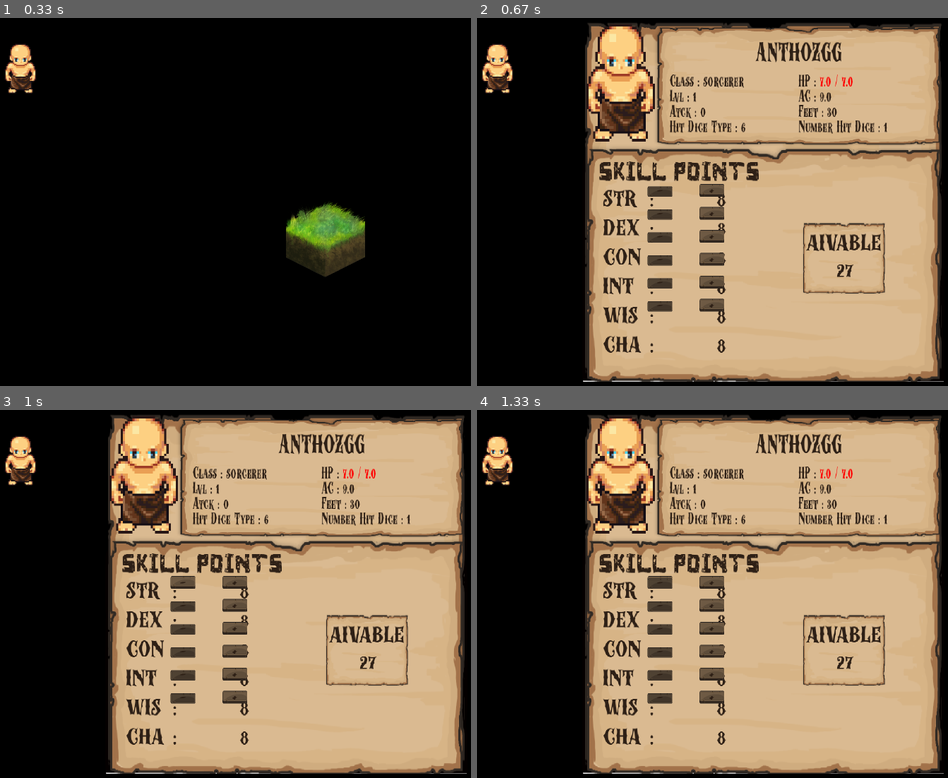
Above: before the commit, frames 1-4 (two rows, left to right).
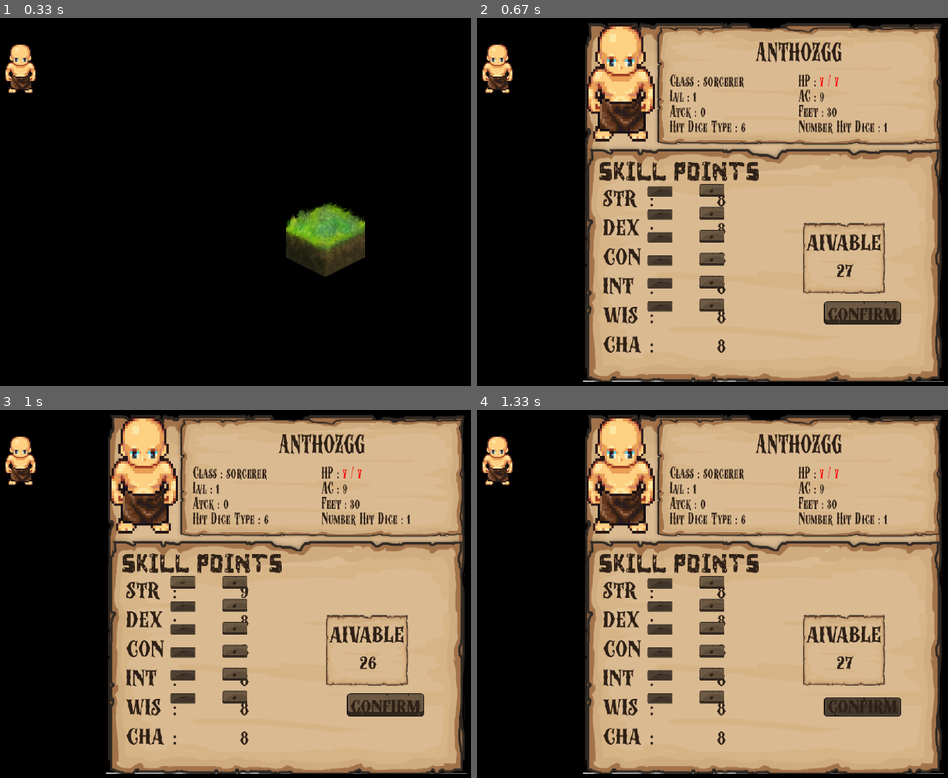
Above: after the commit, the same moments.

Repository: quocdat-le-insacvl/pygeon
Game: pygame game, started from main.py
The game is run twice, just before and just after one commit, with the same random seed, the same clock (stepped at 60 frames per second) and the same inputs.
Inputs (mouse positions are in pixels of both pictures, inside the frame that each line leads up to):
- Up to frame 1 (0.33 s): no input
- Up to frame 2 (0.67 s): press the mouse at (712, 305) at 0.37 s; move the mouse to (806, 190) at 0.47 s; release the mouse at (905, 80) at 0.6 s
- Up to frame 3 (1 s): click (235, 582) at 0.72 s
- Up to frame 4 (1.33 s): click (660, 582) at 1.05 s

Frame 1 is identical in both runs. In frame 2, 1.1% of the frame differs, in the area x 73-91%, y 15-84%; in frame 3, 1.2%, in the area x 36-91%, y 15-84%; in frame 4, 1.0%.

Commit message:
caracter_sheetV2

Diff:
--- a/fonctions.py
+++ b/fonctions.py
@@ -50,11 +50,6 @@
     screensave=pygame.Surface(WINDOWS_SIZE)
     screensave.blit(screen,(0,0))
     return screensave
-def surfacesave(surface):
-    #save the current screen on a surface wich is returned
-    screensave=pygame.Surface((surface.get_width(),surface.get_height()))
-    screensave.blit(surface,(0,0))
-    return screensave
 
     """
         screen.blit(board,(WINDOWS_SIZE[0]//2-board.get_width()//2,WINDOWS_SIZE[1]//2-board.get_height()//2))
--- a/interface.py
+++ b/interface.py
@@ -15,7 +15,7 @@
         self.case=0
         self.listCase=[]
         self.ini_state=0
-        self.perso=Sorcerer(STR=10)
+        self.perso=Sorcerer()
         # self.background = pygame.image.load('assets/grass.jpg')
 
 
--- a/personnage.py
+++ b/personnage.py
@@ -34,8 +34,9 @@
         self.INT = INT
         self.WIS = WIS
         self.CHA = CHA
+        self.stats=[self.STR,self.DEX,self.CON,self.INT,self.WIS,self.CHA]
         self.armor_class=self.calcul_armor()
-        self.stats=[self.STR,self.DEX,self.CON,self.INT,self.WIS,self.CHA]
+        self.stats_eph=[0,0,0,0,0,0]
         self.av_points=27
         self.pos_xp = xp
         self.hit_dice=hit_dice
@@ -67,12 +68,12 @@
             self.level=1
             self.competence.competence1()
             self.nb_hit_dice=1
-            self.hp_max=8+self.ability_score(3)
+            self.hp_max=8+self.ability_score(2)
             self.hp=self.hp_max
         elif self.xp>=lvl_XP[self.level-1]:
             self.level+=1
             self.affichage_lvlup()
-            self.av_points+=2+self.ability_score(4)
+            self.av_points+=2+self.ability_score(3)
             ######Global bonus for the level 2######
             if self.level==2: self.competence.competence3()
             elif self.level==3: self.competence.competence3()
@@ -83,8 +84,8 @@
             elif self.level==5: self.competence.competence5()
             #fin des competence initialisation des statistiques de base
             self.nb_hit_dice=self.level
-            self.hp_max=8+self.ability_score(3)
-            self.hp_max+=(self.level-1)*(self.hit_dice/2+self.ability_score(3))
+            self.hp_max=8+self.ability_score(2)
+            self.hp_max+=(self.level-1)*(self.hit_dice/2+self.ability_score(2))
             self.hp=self.hp_max
 
     def affichage_lvlup(self):
@@ -108,9 +109,9 @@
 
     def ability_score(self,caracteristique):
         #permet d'augmenter ou de diminuer ses chances de réussir une action
-        #STR=1, DEX=2, CON=3, INT=4, WIS=5, CHA=6
-        caract=[self.STR,self.DEX,self.CON,self.INT,self.WIS,self.CHA]
-        return (caract[caracteristique]-10)/2
+        #STR=0, DEX=1, CON=2, INT=3, WIS=4, CHA=5
+
+        return (self.stats[caracteristique]-10)//2
 
 
     # def stats_up(self,stat,facteur,temps):
@@ -142,7 +143,7 @@
     def score(self,comp):
         #basic version of the skills effect just to provide proficiency
         #this fonction must be call for all the calculs wich need ability modifier
-        select={"str" : 1,"dex" : 2, "con" : 3, "int" : 4, "wis" : 5, "cha" : 6}
+        select={"str" : 0,"dex" : 1, "con" : 2, "int" : 3, "wis" : 4, "cha" : 5}
         assert(comp in select), "wrong argument for score()"
         if self.skills[select[comp]]:
             return ability_score(self.skills[select[comp]])+self.proficiency
@@ -150,9 +151,9 @@
     def calcul_armor(self, type_of_calcul=0):
         # refresh the value of the class armor, must add calcul with
         assert(type_of_calcul==1 or type_of_calcul==0), "must add a valide type of calcul : 1 without armor"
-        return self.ability_score(2)+10
+        return self.ability_score(1)+10
         if(type_of_calcul==1):
-            return self.ability_score(2)+10
+            return self.ability_score(1)+10
 
     ######## All the following fonctions will be for the caractersheet ############
 
@@ -162,8 +163,6 @@
         running=True
         board=board_init()
         perso=pygame.transform.scale(self.img,(board.get_width()//5,board.get_height()//3))
-        # if self.classe=="sorcerer":
-        #     perso.set_colorkey(color.BLACK)
         board2=pygame.transform.scale(board, (int(board.get_width()//1.25-5),board.get_height()//3))
         board.blit(perso,(10,10))
         t=wbrown(title,self.name)
@@ -187,39 +186,75 @@
         s=wbrown(subtitle,"Number Hit Dice : " + str(self.nb_hit_dice))
         board2.blit(s,(board2.get_width()//2,t.get_height()*(2.5)-30))
         board.blit(board2,(perso.get_width(),15))
-        boardn=surfacesave(board)
+        boardn=board.copy()
         av=self.av_points
         board=self.boardSkill(board,av)
         board=pygame.transform.scale(board, (screen.get_height()-40, screen.get_height()-40))
         screen.blit(board,(screen.get_width()//2-board.get_width()//2,20))
+        rectcf=self.confirm(board)
         buttonList=self.buttons_select(av)
+        pygame.display.flip()
         while running:
+            pygame.display.flip()
+            achang=False
+            av1=av
             indice=-1
-            indice= self.collides(pygame.mouse.get_pos(),buttonList)
-            pygame.display.flip()
+            indice=self.collides(pygame.mouse.get_pos(),buttonList)
             for event in pygame.event.get():
                 running=exit_checkevent(event)
-                if all([event.type==pygame.MOUSEBUTTONDOWN, indice!=-1, av!=0]) :
+                if all([event.type==pygame.MOUSEBUTTONDOWN, indice%2==0]) or all([event.type==pygame.MOUSEBUTTONDOWN,indice!=-1,av!=self.av_points,indice%2==1]):
+                    board=boardn.copy()
+                    screen.blit(screenS,(0,0))
+                    board=self.boardSkill(board,av)
+                    board=pygame.transform.scale(board, (screen.get_height()-40, screen.get_height()-40))
+                    screen.blit(board,(screen.get_width()//2-board.get_width()//2,20))
+                    rectcf=self.confirm(board)
                     self.buttons_select(av,indice)
                     running1=True
                     while running1:
                         pygame.display.flip()
                         indice= self.collides(pygame.mouse.get_pos(),buttonList)
                         for event2 in pygame.event.get():
-                            if all([event2.type!=pygame.MOUSEBUTTONUP, indice!=-1, av!=0])!=True:
-                                if all([indice!=-1, av!=0]):
+                            if all([event2.type!=pygame.MOUSEBUTTONUP,indice!=-1])!=True:
+                                if all([indice!=-1, av!=0]) or all([indice!=-1,av!=self.av_points,indice%2==1]):
                                     if indice%2==0:
-                                        self.stats[indice//2]+=1
+                                        self.stats_eph[indice//2]+=1
                                         av-=1
                                     elif indice%2==1:
-                                        if self.stats[indice//2]>8:
-                                            self.stats[indice//2]-=1
+                                        if self.stats_eph[indice//2]>=1:
+                                            self.stats_eph[indice//2]-=1
                                             av+=1
-                                self.buttons_select(av)
-                                running1=False
+                            running1=False
+                            self.buttons_select(av)
+
+
+
+                if all([event.type==pygame.MOUSEBUTTONDOWN, self.collide(pygame.mouse.get_pos(),rectcf), av!=self.av_points]):
+                    self.confirm(board)
+                    running2=True
+                    while running2:
+                        pygame.display.flip()
+                        for event2 in pygame.event.get():
+                            if all([event2.type!=pygame.MOUSEBUTTONUP, self.collide(pygame.mouse.get_pos(),rectcf), av!=self.av_points])!=True:
+                                if self.collide(pygame.mouse.get_pos(),rectcf):
+                                    achang=self.confirm(board,av,change=True)
+                                    self.buttons_select(av)
+                                else:
+                                    self.confirm(board,av)
+                            running2=False
             if running==False:
+                self.stats_eph=[0,0,0,0,0,0]
                 screen.blit(screenS,(0,0))
                 pygame.display.flip()
+            elif av1!=av or achang:
+                board=boardn.copy()
+                screen.blit(screenS,(0,0))
+                board=self.boardSkill(board,av)
+                board=pygame.transform.scale(board, (screen.get_height()-40, screen.get_height()-40))
+                screen.blit(board,(screen.get_width()//2-board.get_width()//2,20))
+                rectcf=self.confirm(board,av)
+                buttonList=self.buttons_select(av)
+
 
 
     def boardSkill(self,board1,av):
@@ -235,27 +270,27 @@
         board.blit(a, (223+t.get_width(),board.get_height()//2-30))
         s=wbrown(title, "STR")
         board.blit(s,(50,s.get_height()+20))
-        s2=wbrown(title, ":        "+str(self.stats[0]))
+        s2=wbrown(title, ":        "+str(self.stats[0]+self.stats_eph[0]))
         board.blit(s2,(s.get_width()+80,s.get_height()+20))
         s3=wbrown(title, "DEX")
         board.blit(s3,(50,s.get_height()*2+20))
-        s2=wbrown(title, ":        "+str(self.stats[1]))
+        s2=wbrown(title, ":        "+str(self.stats[1]+self.stats_eph[1]))
         board.blit(s2,(s.get_width()+80,s.get_height()*2+20))
         s3=wbrown(title, "CON")
         board.blit(s3,(50,s.get_height()*3+20))
-        s2=wbrown(title, ":        "+str(self.stats[2]))
+        s2=wbrown(title, ":        "+str(self.stats[2]+self.stats_eph[2]))
         board.blit(s2,(s.get_width()+80,s.get_height()*3+20))
         s3=wbrown(title, "INT")
         board.blit(s3,(50,s.get_height()*4+20))
-        s2=wbrown(title, ":        "+str(self.stats[3]))
+        s2=wbrown(title, ":        "+str(self.stats[3]+self.stats_eph[3]))
         board.blit(s2,(s.get_width()+80,s.get_height()*4+20))
         s3=wbrown(title, "WIS")
         board.blit(s3,(50,s.get_height()*5+20))
-        s2=wbrown(title, ":        "+str(self.stats[4]))
+        s2=wbrown(title, ":        "+str(self.stats[4]+self.stats_eph[4]))
         board.blit(s2,(s.get_width()+80,s.get_height()*5+20))
         s3=wbrown(title, "CHA")
         board.blit(s3,(50,s.get_height()*6+20))
-        s2=wbrown(title, ":        "+str(self.stats[5]))
+        s2=wbrown(title, ":        "+str(self.stats[5]+self.stats_eph[5]))
         board.blit(s2,(s.get_width()+80,s.get_height()*6+20))
         board=pygame.transform.scale(board, (board1.get_width()-10,int(board.get_height()//1.5)))
         board1.blit(board,(5,10+board1.get_height()//3))
@@ -263,56 +298,54 @@
 
     def buttons_select(self,av,selected=-1):
         buttonList=[]
-        if av==0:
-            buttonAdd=buttonp_ini.copy()
-            add=wbrown(astxt,"+")
-            buttonAdd=pygame.transform.scale(buttonAdd, (70, add.get_height()))
-            buttonSub=pygame.transform.scale(buttonAdd, (70, add.get_height()))
-            buttonAdd.blit(add,(buttonAdd.get_width()//2-add.get_width()//2,buttonAdd.get_height()//2-add.get_height()/2))
-            sub=wbrown(astxt,"-")
-            buttonSub.blit(sub,(buttonSub.get_width()//2-sub.get_width()//2,buttonSub.get_height()//2-sub.get_height()/2))
-            buttonList=[]
-            for n in range(6):
-                screen.blit(buttonAdd,(WINDOWS_SIZE[0]//2-WINDOWS_SIZE[0]//10,WINDOWS_SIZE[1]//16.5*(n+1)+20+screen.get_height()//2.6))
-                screen.blit(buttonSub,(WINDOWS_SIZE[0]//2-WINDOWS_SIZE[0]//5.5,WINDOWS_SIZE[1]//16.5*(n+1)+20+screen.get_height()//2.6))
-        if av!=0:
-            buttonpa=buttonp_ini.copy()
-            add=wbrown(astxt,"+")
-            buttonpa=pygame.transform.scale(buttonpa, (70, add.get_height()))
-            buttonps=pygame.transform.scale(buttonpa, (70, add.get_height()))
-            buttonpa.blit(add,(buttonpa.get_width()//2-add.get_width()//2,buttonpa.get_height()//2-add.get_height()/2))
-            sub=wbrown(astxt,"-")
-            buttonps.blit(sub,(buttonps.get_width()//2-sub.get_width()//2,buttonps.get_height()//2-sub.get_height()/2))
-            buttonAdd=button_ini1.copy()
-            buttonAdd=pygame.transform.scale(buttonAdd, (70, add.get_height()))
-            buttonSub=pygame.transform.scale(buttonAdd, (70, add.get_height()))
-            buttonAdd.blit(add,(buttonAdd.get_width()//2-add.get_width()//2,buttonAdd.get_height()//2-add.get_height()/2))
-            buttonSub.blit(sub,(buttonSub.get_width()//2-sub.get_width()//2,buttonSub.get_height()//2-sub.get_height()/2))
-            for n in range(6):
+        buttonpa=buttonp_ini.copy()
+        add=wbrown(astxt,"+")
+        buttonpa=pygame.transform.scale(buttonpa, (70, add.get_height()))
+        buttonps=pygame.transform.scale(buttonpa, (70, add.get_height()))
+        buttonpa.blit(add,(buttonpa.get_width()//2-add.get_width()//2,buttonpa.get_height()//2-add.get_height()/2))
+        sub=wbrown(astxt,"-")
+        buttonps.blit(sub,(buttonps.get_width()//2-sub.get_width()//2,buttonps.get_height()//2-sub.get_height()/2))
+        buttonAdd=button_ini1.copy()
+        buttonAdd=pygame.transform.scale(buttonAdd, (70, add.get_height()))
+        buttonSub=pygame.transform.scale(buttonAdd, (70, add.get_height()))
+        buttonAdd.blit(add,(buttonAdd.get_width()//2-add.get_width()//2,buttonAdd.get_height()//2-add.get_height()/2))
+        buttonSub.blit(sub,(buttonSub.get_width()//2-sub.get_width()//2,buttonSub.get_height()//2-sub.get_height()/2))
+        for n in range(6):
+            if av==0:
+                buttonList.append(screen.blit(buttonpa,(WINDOWS_SIZE[0]//2-WINDOWS_SIZE[0]//10,WINDOWS_SIZE[1]//16.5*(n+1)+20+screen.get_height()//2.6)))
+            else:
                 if n*2==selected:
                     buttonList.append(screen.blit(buttonpa,(WINDOWS_SIZE[0]//2-WINDOWS_SIZE[0]//10,WINDOWS_SIZE[1]//16.5*(n+1)+20+screen.get_height()//2.6)))
                 else:
                     buttonList.append(screen.blit(buttonAdd,(WINDOWS_SIZE[0]//2-WINDOWS_SIZE[0]//10,WINDOWS_SIZE[1]//16.5*(n+1)+20+screen.get_height()//2.6)))
-                if ((n+1)*2-1)==selected:
-                    buttonList.append(screen.blit(buttonps,(WINDOWS_SIZE[0]//2-WINDOWS_SIZE[0]//5.5,WINDOWS_SIZE[1]//16.5*(n+1)+20+screen.get_height()//2.6)))
-                elif self.stats[n]>8:
-                    buttonList.append(screen.blit(buttonSub,(WINDOWS_SIZE[0]//2-WINDOWS_SIZE[0]//5.5,WINDOWS_SIZE[1]//16.5*(n+1)+20+screen.get_height()//2.6)))
-                elif self.stats[n]<=8:
-                    buttonList.append(screen.blit(buttonps,(WINDOWS_SIZE[0]//2-WINDOWS_SIZE[0]//5.5,WINDOWS_SIZE[1]//16.5*(n+1)+20+screen.get_height()//2.6)))
+            if((n+1)*2-1)==selected:
+                buttonList.append(screen.blit(buttonps,(WINDOWS_SIZE[0]//2-WINDOWS_SIZE[0]//5.5,WINDOWS_SIZE[1]//16.5*(n+1)+20+screen.get_height()//2.6)))
+            elif self.stats_eph[n]>0 and av!=self.av_points:
+                buttonList.append(screen.blit(buttonSub,(WINDOWS_SIZE[0]//2-WINDOWS_SIZE[0]//5.5,WINDOWS_SIZE[1]//16.5*(n+1)+20+screen.get_height()//2.6)))
+            elif self.stats_eph[n]==0 or av==self.av_points:
+                buttonList.append(screen.blit(buttonps,(WINDOWS_SIZE[0]//2-WINDOWS_SIZE[0]//5.5,WINDOWS_SIZE[1]//16.5*(n+1)+20+screen.get_height()//2.6)))
         return buttonList
 
-    def confirm(self,board, const_att, chang, change=False):
-        #permet de creer un bouton de confirmation pour un attribut de classe, puis peut changer cette attribut
+    def confirm(self,board, chang=0, change=False):
+        #permet de creer un bouton de confirmation pour l'attribut av_points, puis peut changer cette attribut
         button=button_ini1.copy()
         buttonp=buttonp_ini.copy()
         t=wbrown(title,"CONFIRM")
         button=pygame.transform.scale(button, (t.get_width()+20, t.get_height()))
         buttonp=pygame.transform.scale(buttonp, (t.get_width()+20, t.get_height()))
-        button.blit
-        if chang!=const_att:
-            rect=board.blit()
-            if change:
-                const_att=chang
+        button.blit(t, (button.get_width()//2-t.get_width()//2, button.get_height()//2-t.get_height()//2))
+        buttonp.blit(t, (button.get_width()//2-t.get_width()//2, button.get_height()//2-t.get_height()//2))
+        i=0
+        if change:
+                self.av_points=chang
+                self.STR,self.DEX,self.CON,self.INT,self.WIS,self.CHA=(self.stats[n]+self.stats_eph[n] for n in range(len(self.stats)))
+                self.stats=[self.STR,self.DEX,self.CON,self.INT,self.WIS,self.CHA]
+                self.stats_eph=[0 for n in range(len(self.stats_eph))]
+        if chang!=self.av_points:
+            rect=screen.blit(button, (screen.get_width()//2+board.get_width()//2.8-t.get_width(),int(board.get_height()*0.8)))
+        else:
+            rect=screen.blit(buttonp, (screen.get_width()//2+board.get_width()//2.8-t.get_width(),int(board.get_height()*0.8)))
+        return rect
 
 
     def repair_coord(self,pos,rect):
@@ -328,6 +361,12 @@
 
     def collides(self,pos,listrect):
         for n in range(len(listrect)):
-            if listrect[n].collidepoint(pos):
-                return n
+            if listrect[n]:
+                if listrect[n].collidepoint(pos):
+                    return n
         return -1
+
+    def collide(self,pos,rect):
+        if rect.collidepoint(pos):
+            return True
+        return False
--- a/sorcerer.py
+++ b/sorcerer.py
@@ -12,8 +12,7 @@
         self.attack=0
         self.sPoints=0
         self.spells_slots=[]
-        # self.img=pygame.image.load(r"Image\wizard.png")
-        # self.img.set_colorkey(color.BLACK)
+
 
 
 
